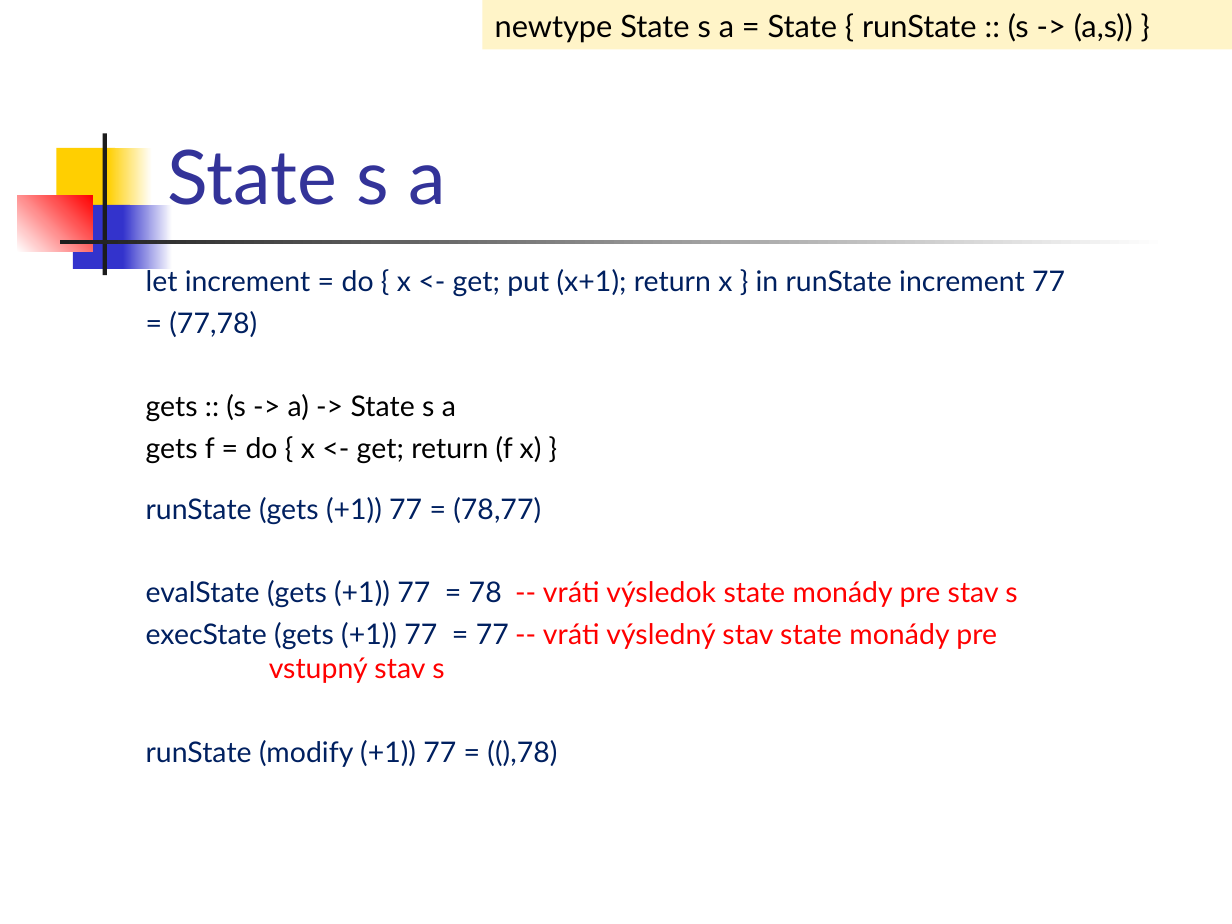
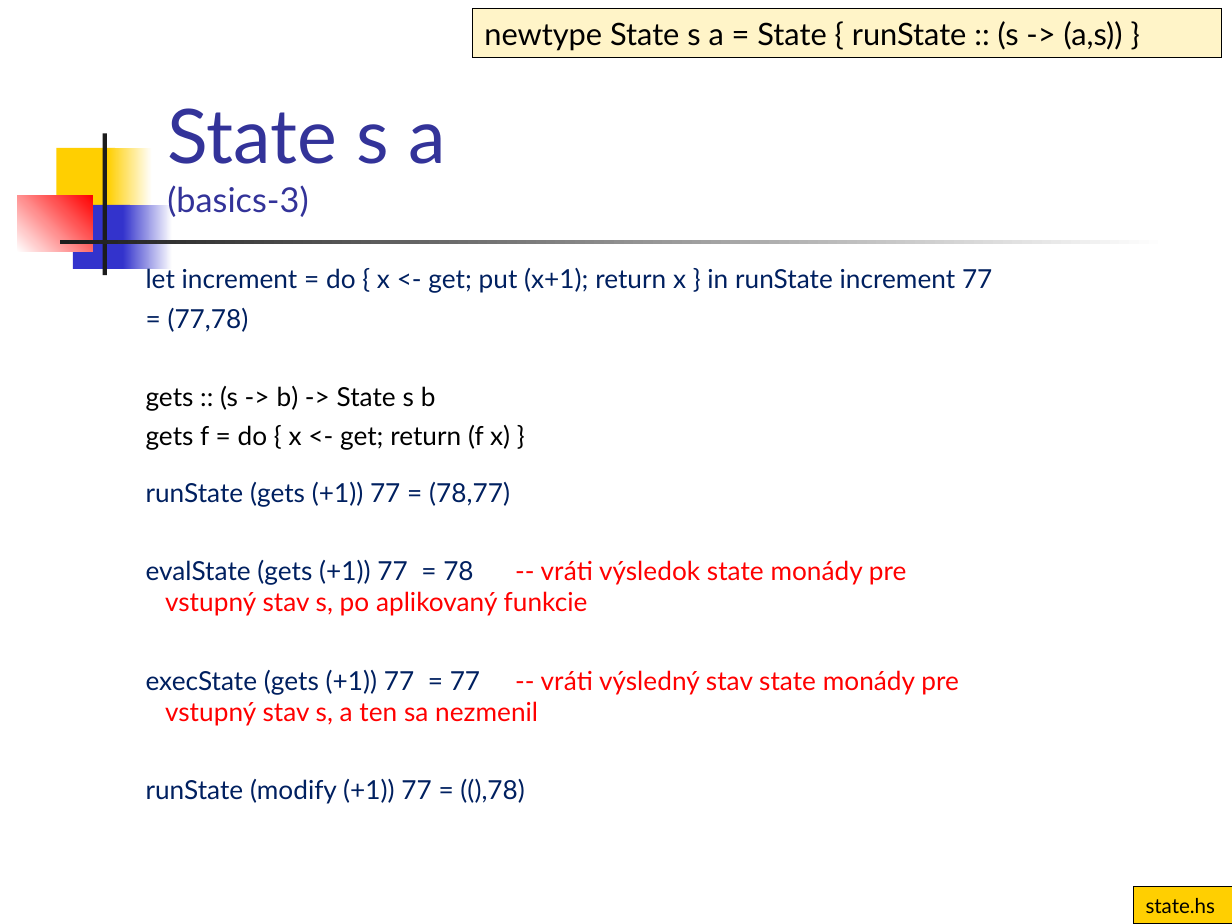
Before and after one commit to Funkcionalne/Prednasky, a slide deck: slide 21 of 13/13_fpro.ppt (slide 5 before the commit). Drawn at 1232x924 pixels with LibreOffice and Linux fonts; fonts in the diff are those of the drawing. Boxes give left, top, right and bottom in pixels: in the first picture for what was removed or moved away, otherwise in the second. Text is boxed around its words. In the diff, an @@ line names an element or a change of style, - is before the commit and + after.

```diff
--- a/13/13_fpro.ppt
+++ b/13/13_fpro.ppt
@@ rectangle "newtype State s a = ...": place and size @@
-rectangle "newtype State s a = ..." at (483, 0, 1232, 49)
+rectangle "newtype State s a = ..." at (472, 9, 1221, 58)
@@ rectangle "newtype State s a = ..." at (472, 9, 1221, 58): outline none to #000000 0.74 pt @@
@@ title at (167, 108, 445, 217): text changed; size 44 to 20 pt @@
-State s a
+State s a
+(basics-3)
@@ text at (146, 266, 992, 804): size 16.6 to 15.3 pt in "let increment = do { x <- ...", "= (77,78)", "gets f = do { x <- ...", "runState (gets (+1)) 77 = (78,77)" and 1 more places @@
@@ text at (146, 386, 436, 410): text changed; size 16.6 to 15.3 pt @@
-gets :: (s -> a) -> State s a
+gets :: (s -> b) -> State s b
@@ text at (146, 560, 959, 726): text changed; size 16.6 to 15.3 pt @@
-evalState (gets (+1)) 77 = 78 -- vráti výsledok state monády pre stav s
-execState (gets (+1)) 77 = 77 -- vráti výsledný stav state monády pre vstupný stav s
+evalState (gets (+1)) 77 = 78 -- vráti výsledok state monády pre vstupný stav s, po aplikovaný funkcie
+execState (gets (+1)) 77 = 77 -- vráti výsledný stav state monády pre vstupný stav s, a ten sa nezmenil
@@ rectangle added at (1133, 887, 1232, 924), fill #FFCF01, outline #000000 0.74 pt, 12 pt, text #000000 @@
+state.hs
```
Also in this commit, not shown: 8 other slides changed, 18 slides added, 2 other files.
